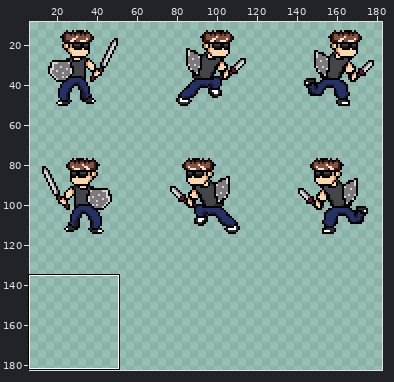
Sprite sheet -- American Hobo/American Hobo/pictures/Hero Cel Sheet.png. Above: a wide view before the commit, with the close-up outlined.
Close-up. First the earlier version:
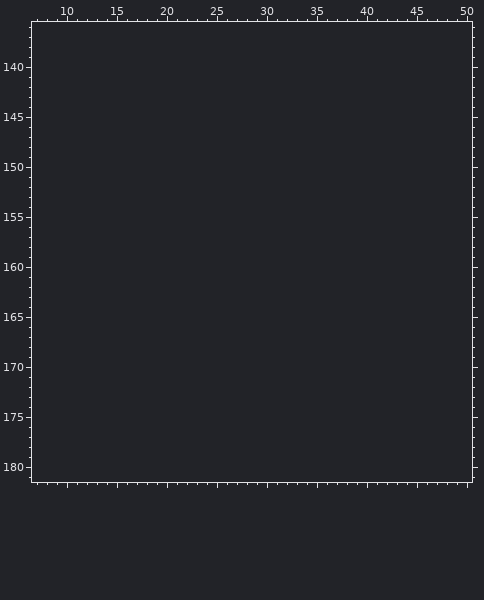
The file is 192x128 pixels. Pixels under 10% opacity are left out. Colours within 5 levels of each other are drawn and written as one. Shown: x 7..50, y 136..181. The old version is drawn lined up with the new one, on the new canvas. The wide view leaves out empty margins. The commit also changed other parts of the picture, which this record leaves out.
After:
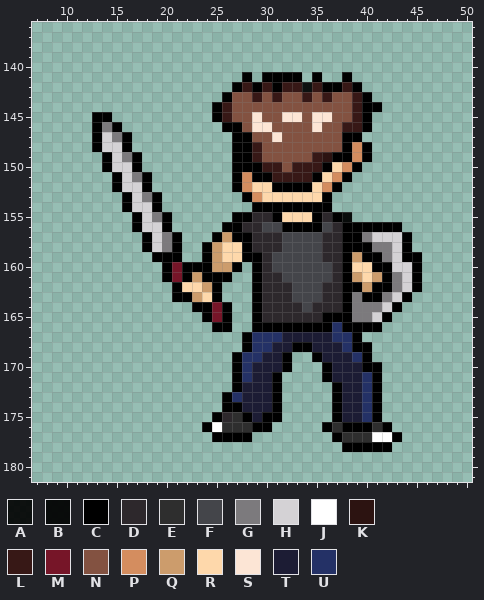
Palette (. is transparent): A #000000e8  B #000000ef  C #000000  D #2d282c  E #2e2e2e  F #44454a  G #7c7a7d  H #d4d2d5  J #ffffff  K #2c1311  L #371816  M #761528  N #835241  P #d48d5f  Q #cc9c6c  R #fed8ab  S #fce5d5  T #1c1c34  U #243166
The exact change:
canvas 192x128 -> 192x192
y 141: x 28 . -> C; x 30..33 .... -> CCCC; x 35 . -> C; x 38 . -> C
y 142: x 27..39 ............. -> CLCLCLLALCCLC
y 143: x 26..40 ............... -> CNNLNLNNLNLNNLC
y 144: x 25..41 ................. -> CLNNNNNNNNNNNNLCC
y 145: x 13..14 .. -> CC; x 25..40 ................ -> CLNNSNNSSNSSNNLC
y 146: x 13..15 ... -> CGC; x 26..40 ............... -> CCNSSNNNNSNNLLC
y 147: x 13..16 .... -> CHGC; x 27..39 ............. -> CCNNSNNNNNNCC
y 148: x 13..16 .... -> CHHC; x 27..40 .............. -> CCLNNNNNNNNCPC
y 149: x 14..17 .... -> CHGC; x 27..40 .............. -> CCLNNNNNLKCCPC
y 150: x 14..17 .... -> CHHC; x 27..39 ............. -> CCCLLNLLLCRPC
y 151: x 15..18 .... -> CHGC; x 27..38 ............ -> CPCCLLLLCRPC
y 152: x 15..18 .... -> CHHC; x 27..37 ........... -> CPRRCCCCRPC
y 153: x 16..19 .... -> CHGC; x 28..36 ......... -> CPRRRRRRC
y 154: x 16..19 .... -> CHHC; x 29..36 ........ -> CCCCCCCC
y 155: x 17..20 .... -> CHGC; x 27..38 ............ -> CCDDCRRRCDCB
y 156: x 17..20 .... -> CHHC; x 26..43 .................. -> CCDDFFCCCCFDCCCCCC
y 157: x 18..21 .... -> CHGC; x 25..44 .................... -> CQCCDDDFFFFDDCCGHHHC
y 158: x 18..21 .... -> CHGC; x 24..44 ..................... -> CQRRCDDDFFFFDDCCCGGHC
y 159: x 19..21 ... -> CCC; x 24..45 ...................... -> CQRRCCDFFFFFDDCQCCGHCC
y 160: x 20..27 ........ -> CMCCCQQC; x 29..45 ................. -> CDFFFFFFDCRRCCHHC
y 161: x 20..26 ....... -> CMCQCCC; x 29..45 ................. -> CDDFFFFFDCQRQCGHC
y 162: x 21..25 ..... -> CRRQC; x 29..45 ................. -> CDDDFFFDDCCQCCGHC
y 163: x 21..25 ..... -> CCQRC; x 29..44 ................ -> CDDDFFFDDCGCCGHC
y 164: x 23..26 .... -> CCMC; x 29..43 ............... -> CDDDDFDDDCGGGHC
y 165: x 24..26 ... -> CMC; x 29..42 .............. -> CDDDDDDCCCGGHC
y 166: x 25..26 .. -> CC; x 29..41 ............. -> CCCCCCCCUCCCC
y 167: x 28..39 ............ -> CUUUTTTTTUUC
y 168: x 28..40 ............. -> CUUTTCCTTTUCC
y 169: x 27..32 ...... -> CUUTTC; x 35..40 ...... -> CTTTUC
y 170: x 27..32 ...... -> CUTTTC; x 36..41 ...... -> CTTTCC
y 171: x 27..31 ..... -> CUTTC; x 36..41 ...... -> CTTTUC
y 172: x 27..31 ..... -> CTTTC; x 37..41 ..... -> CTTUC
y 173: x 26..31 ...... -> CUTTTC; x 37..41 ..... -> CTTUC
y 174: x 26..31 ...... -> CCTTTC; x 37..41 ..... -> CTTUC
y 175: x 25..31 ....... -> CDECTCC; x 37..41 ..... -> CTTUC
y 176: x 24..30 ....... -> CJEEECC; x 36..42 ....... -> CECCCEC
y 177: x 25..28 .... -> CCCC; x 37..43 ....... -> CEEEJJC
y 178: x 38..42 ..... -> CCCCC
